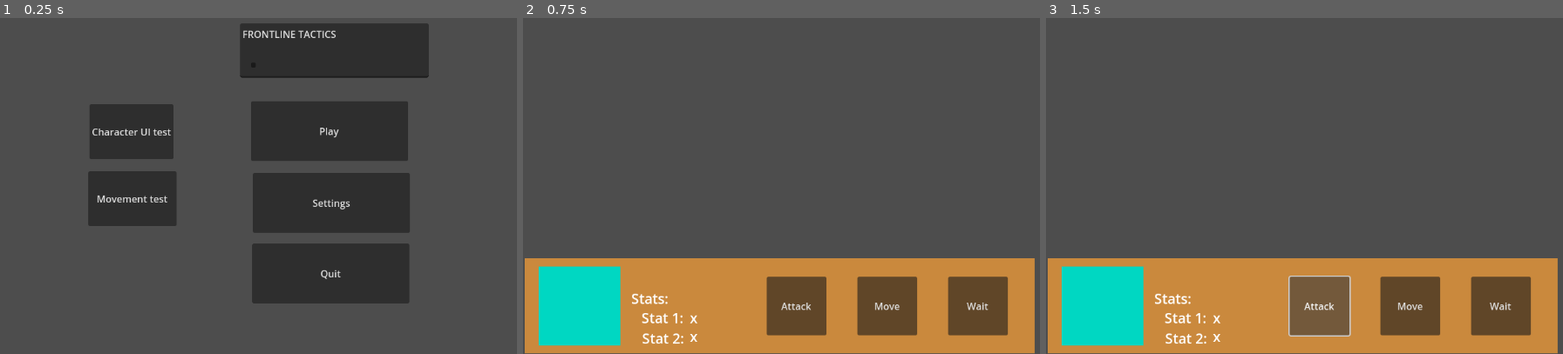
Above: before the commit, frames 1-3 (left to right).
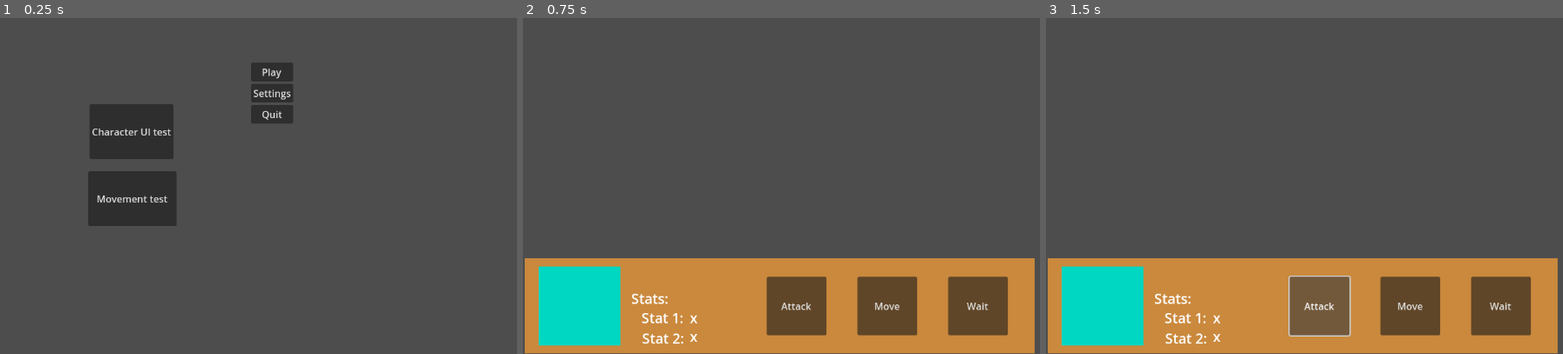
Above: after the commit, the same moments.

Repository: kiennguyenGH/TacticsPitch
Game: Godot game, scene res://Main Menu/main.tscn
The game is run twice, just before and just after one commit, with the same random seed, the same clock (stepped at 60 frames per second) and the same inputs. Before the commit the project starts from res://main.tscn.
Inputs:
- Up to frame 1 (0.25 s): no input
- Up to frame 2 (0.75 s): click "Character UI test" at 0.5 s
- Up to frame 3 (1.5 s): click "Attack" at 1.25 s

The runs differ from the first frame. In frame 1, 22% of the frame differs, in the area x 46-83%, y 1-85%; in frame 2, nothing differs; in frame 3, nothing differs.

Commit message:
Menu Functionality and Organization
Moved some files in the tree around to be more organized and I added a working settings button.

Diff:
--- /dev/null
+++ b/Main Menu/Options.gd
@@ -0,0 +1,6 @@
+extends Node2D
+
+
+
+func _on_back_pressed():
+	get_tree().change_scene_to_file("res://Main Menu/main.tscn")
--- /dev/null
+++ b/Main Menu/Options.tscn
@@ -0,0 +1,28 @@
+[gd_scene load_steps=2 format=3 uid="uid://mh6bp4gy6vmk"]
+
+[ext_resource type="Script" path="res://Main Menu/Options.gd" id="1_6o8vl"]
+
+[node name="Node2D" type="Node2D"]
+position = Vector2(415, 165)
+script = ExtResource("1_6o8vl")
+
+[node name="MarginContainer" type="MarginContainer" parent="."]
+offset_right = 40.0
+offset_bottom = 40.0
+
+[node name="VBoxContainer" type="VBoxContainer" parent="MarginContainer"]
+layout_mode = 2
+
+[node name="Volume" type="Button" parent="MarginContainer/VBoxContainer"]
+layout_mode = 2
+text = "Volume"
+
+[node name="Display" type="Button" parent="MarginContainer/VBoxContainer"]
+layout_mode = 2
+text = "Display"
+
+[node name="Back" type="Button" parent="MarginContainer/VBoxContainer"]
+layout_mode = 2
+text = "Back"
+
+[connection signal="pressed" from="MarginContainer/VBoxContainer/Back" to="." method="_on_back_pressed"]
--- a/Play.gd
+++ b/Main Menu/Play.gd
@@ -11,8 +11,7 @@
 
 ## settings button
 func _on_settings_pressed():
-	pass # Replace with function body.
-## idk something will happen, will figure out later
+	get_tree().change_scene_to_file("res://Main Menu/Options.tscn")
 
 ##test
 func _on_character_ui_test_pressed():
--- /dev/null
+++ b/Main Menu/main.tscn
@@ -0,0 +1,61 @@
+[gd_scene load_steps=2 format=3 uid="uid://bhksnsvtv27uk"]
+
+[ext_resource type="Script" path="res://Main Menu/Play.gd" id="1_aj2a5"]
+
+[node name="Menu" type="Node2D"]
+position = Vector2(415, 165)
+
+[node name="Character Ui test" type="Button" parent="."]
+anchors_preset = -1
+anchor_left = -1.02743
+anchor_top = 0.0464567
+anchor_right = -1.02743
+anchor_bottom = 0.0464567
+offset_left = -267.0
+offset_top = 69.0
+offset_right = -128.0
+offset_bottom = 160.0
+text = "Character UI test
+"
+
+[node name="Movement Test" type="Button" parent="."]
+anchors_preset = -1
+anchor_left = -1.02743
+anchor_top = 0.0464567
+anchor_right = -1.02743
+anchor_bottom = 0.0464567
+offset_left = -269.0
+offset_top = 180.0
+offset_right = -123.0
+offset_bottom = 271.0
+text = "Movement test
+"
+
+[node name="MarginContainer" type="MarginContainer" parent="."]
+offset_right = 40.0
+offset_bottom = 40.0
+
+[node name="VBoxContainer" type="VBoxContainer" parent="MarginContainer"]
+layout_mode = 2
+
+[node name="Play" type="Button" parent="MarginContainer/VBoxContainer"]
+layout_mode = 2
+text = "Play"
+script = ExtResource("1_aj2a5")
+metadata/_edit_use_anchors_ = true
+
+[node name="Settings" type="Button" parent="MarginContainer/VBoxContainer"]
+layout_mode = 2
+text = "Settings"
+metadata/_edit_use_anchors_ = true
+
+[node name="Quit" type="Button" parent="MarginContainer/VBoxContainer"]
+layout_mode = 2
+text = "Quit"
+metadata/_edit_use_anchors_ = true
+
+[connection signal="pressed" from="Character Ui test" to="MarginContainer/VBoxContainer/Play" method="_on_character_ui_test_pressed"]
+[connection signal="pressed" from="Movement Test" to="MarginContainer/VBoxContainer/Play" method="_on_movement_test_pressed"]
+[connection signal="pressed" from="MarginContainer/VBoxContainer/Play" to="MarginContainer/VBoxContainer/Play" method="_on_pressed"]
+[connection signal="pressed" from="MarginContainer/VBoxContainer/Settings" to="MarginContainer/VBoxContainer/Play" method="_on_settings_pressed"]
+[connection signal="pressed" from="MarginContainer/VBoxContainer/Quit" to="MarginContainer/VBoxContainer/Play" method="_on_quit_pressed"]
--- a/main.tscn
+++ /dev/null
@@ -1,94 +0,0 @@
-[gd_scene load_steps=2 format=3 uid="uid://bhksnsvtv27uk"]
-
-[ext_resource type="Script" path="res://Play.gd" id="1_espiu"]
-
-[node name="Node2D" type="Node2D"]
-position = Vector2(415, 165)
-
-[node name="Character Ui test" type="Button" parent="."]
-anchors_preset = -1
-anchor_left = -1.02743
-anchor_top = 0.0464567
-anchor_right = -1.02743
-anchor_bottom = 0.0464567
-offset_left = -267.0
-offset_top = 69.0
-offset_right = -128.0
-offset_bottom = 160.0
-text = "Character UI test
-"
-
-[node name="Movement Test" type="Button" parent="."]
-anchors_preset = -1
-anchor_left = -1.02743
-anchor_top = 0.0464567
-anchor_right = -1.02743
-anchor_bottom = 0.0464567
-offset_left = -269.0
-offset_top = 180.0
-offset_right = -123.0
-offset_bottom = 271.0
-text = "Movement test
-"
-
-[node name="Play" type="Button" parent="."]
-offset_top = 64.0
-offset_right = 260.0
-offset_bottom = 163.0
-text = "Play"
-script = ExtResource("1_espiu")
-metadata/_edit_use_anchors_ = true
-
-[node name="Settings" type="Button" parent="."]
-offset_left = 3.0
-offset_top = 183.0
-offset_right = 263.0
-offset_bottom = 282.0
-text = "Settings"
-metadata/_edit_use_anchors_ = true
-
-[node name="Quit" type="Button" parent="."]
-offset_left = 2.0
-offset_top = 300.0
-offset_right = 262.0
-offset_bottom = 399.0
-text = "Quit"
-metadata/_edit_use_anchors_ = true
-
-[node name="Title Text" type="TextEdit" parent="."]
-offset_left = -18.0
-offset_top = -65.0
-offset_right = 294.0
-offset_bottom = 25.0
-text = "FRONTLINE TACTICS"
-placeholder_text = "FRONTLINE TACTICS"
-
-[node name="Settings2" type="Node2D" parent="."]
-
-[node name="Video" type="Button" parent="Settings2"]
-offset_right = 8.0
-offset_bottom = 8.0
-
-[node name="Button" type="Button" parent="Settings2/Video"]
-layout_mode = 0
-offset_right = 8.0
-offset_bottom = 8.0
-
-[node name="Audio" type="Button" parent="Settings2"]
-offset_right = 8.0
-offset_bottom = 8.0
-
-[node name="Button" type="Button" parent="Settings2/Audio"]
-layout_mode = 0
-offset_right = 8.0
-offset_bottom = 8.0
-
-[node name="Back" type="Button" parent="Settings2"]
-offset_right = 8.0
-offset_bottom = 8.0
-
-[connection signal="pressed" from="Character Ui test" to="Play" method="_on_character_ui_test_pressed"]
-[connection signal="pressed" from="Movement Test" to="Play" method="_on_movement_test_pressed"]
-[connection signal="pressed" from="Play" to="Play" method="_on_pressed"]
-[connection signal="pressed" from="Settings" to="Play" method="_on_settings_pressed"]
-[connection signal="pressed" from="Quit" to="Play" method="_on_quit_pressed"]
--- a/project.godot
+++ b/project.godot
@@ -11,7 +11,7 @@
 [application]
 
 config/name="Frontline Tactics"
-run/main_scene="res://main.tscn"
+run/main_scene="res://Main Menu/main.tscn"
 config/features=PackedStringArray("4.2", "Mobile")
 config/icon="res://icon.svg"
 
